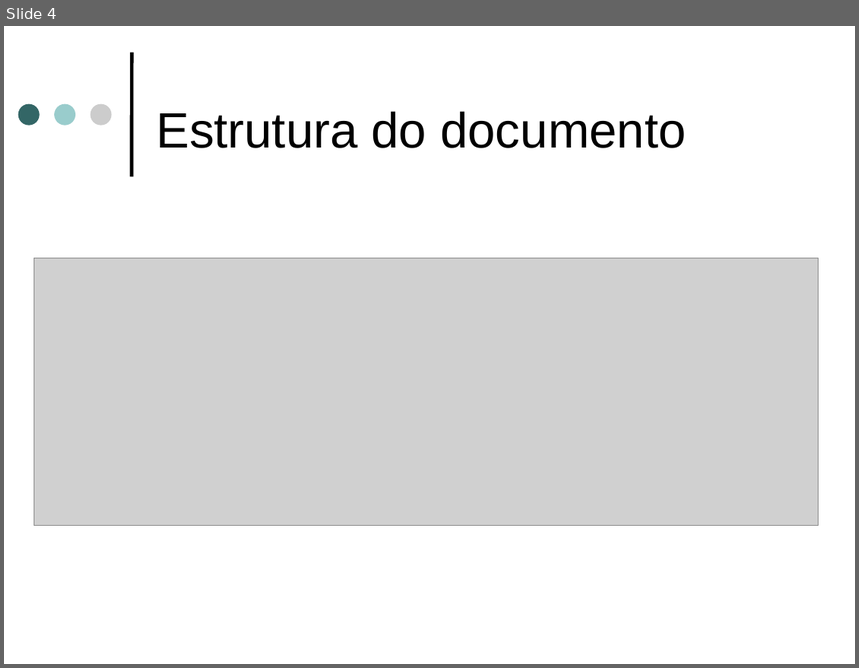
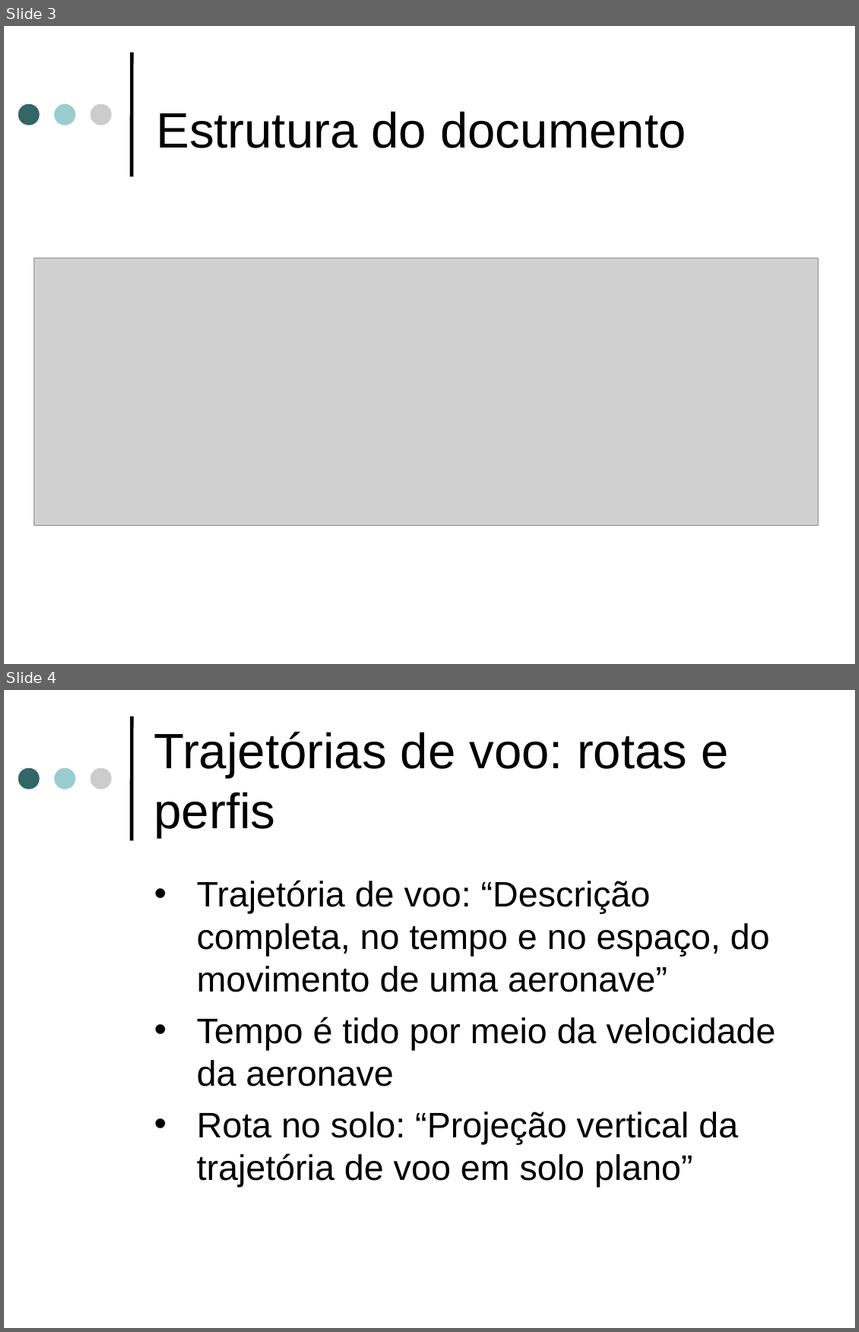
Before and after one commit to josepedro/Aircraft_Noise_Study, a slide deck: aircraft_noise_slides.ppt. Shown one above the other, each under a label of ours: slide 4 before the commit, slides 3 and 4 after it. The pictures are 859x668 and 859x1332 pixels, drawn with LibreOffice and Linux fonts; fonts in the diff are those of the drawing; grey boxes stand for pictures. Boxes give left, top, right and bottom in pixels: in the first picture for what was removed or moved away, otherwise in the second. Text is boxed around its words. In the diff, an @@ line names an element or a change of style, - is before the commit and + after.

```diff
--- a/aircraft_noise_slides.ppt
+++ b/aircraft_noise_slides.ppt
@@ slide 4 added at [4, 690, 855, 1328], background #FFFFFF; not listed: 4 template elements that a slide beside it also shows @@
@@ title added at [154, 732, 728, 837], 42 pt, text #000000 @@
+Trajetórias de voo: rotas e perfis
@@ text added at [197, 880, 776, 1187], 30 pt, text #000000 @@
+• Trajetória de voo: “Descrição completa, no tempo e no espaço, do movimento de uma aeronave”
+• Tempo é tido por meio da velocidade da aeronave
+• Rota no solo: “Projeção vertical da trajetória de voo em solo plano”
@@ what was slide 4 is now slide 3 @@
```
Also in this commit, not shown: 16 slides changed, 1 other slide added, 2 slides removed.
